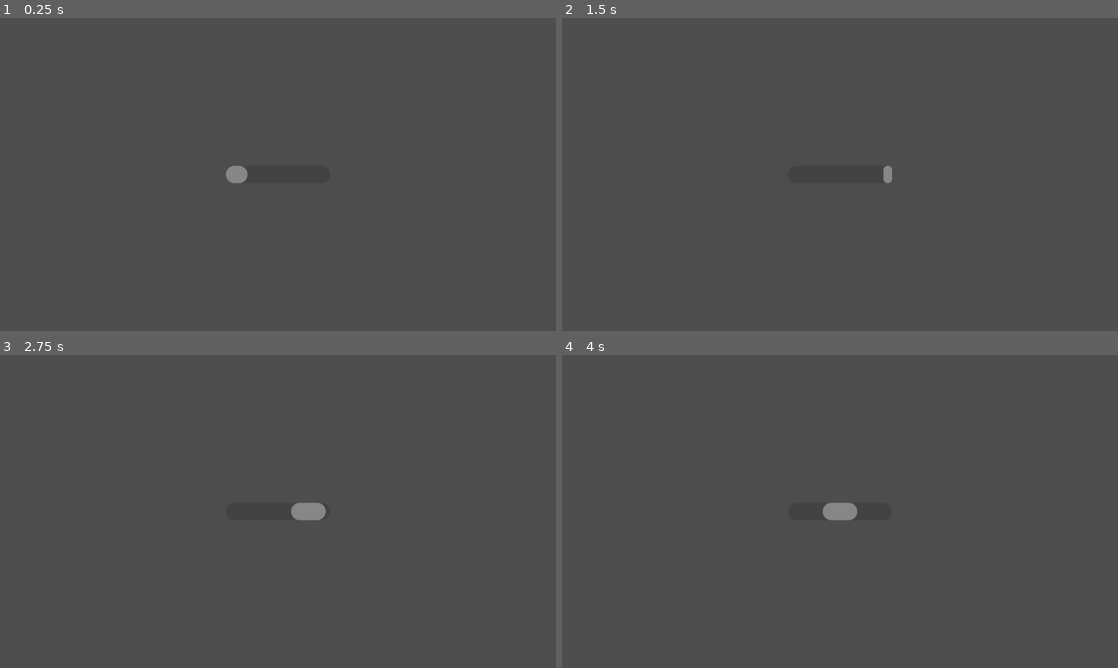
Above: before the commit, frames 1-4 (two rows, left to right).
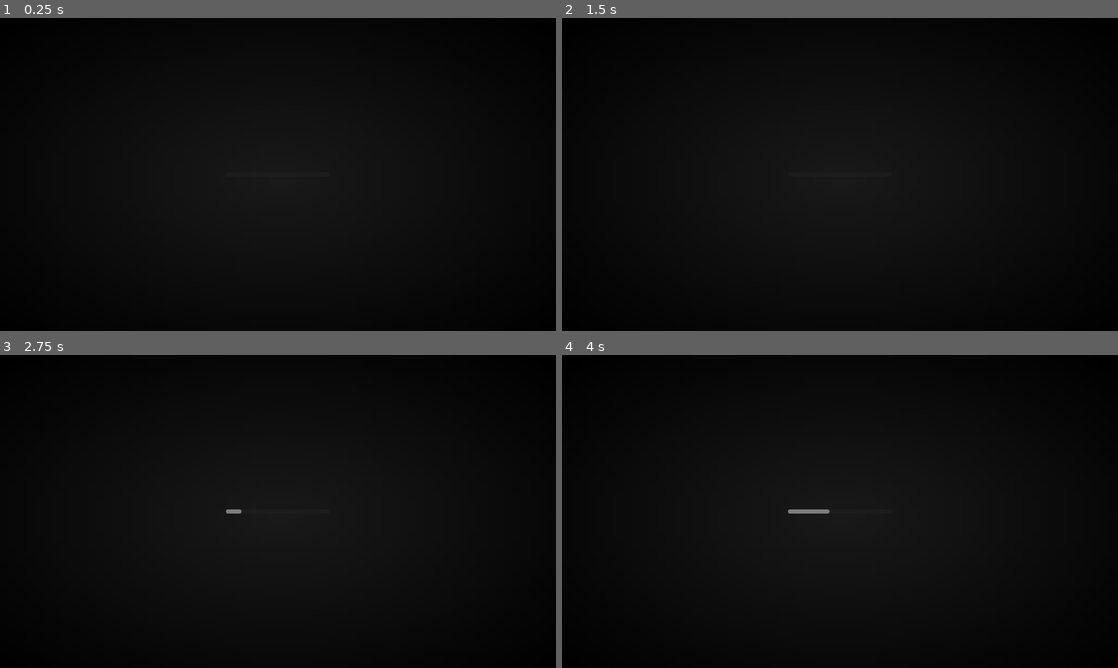
Above: after the commit, the same moments.

Repository: ee0pdt/gwj-78-erase
Game: Godot game, scene res://scene_manager/scene_manager.tscn
The game is run twice, just before and just after one commit, with the same random seed, the same clock (stepped at 60 frames per second) and the same inputs. The engine's default icon, where the game draws it, is replaced by a stand-in: a white triangle on a blue panel in a dark square.
Inputs (mouse positions are in pixels of both pictures, inside the frame that each line leads up to):
- Up to frame 1 (0.25 s): no input
- Up to frame 2 (1.5 s): move the mouse to (962, 158) at 0.52 s; click (962, 158) at 0.67 s; drag from (728, 190) to (812, 237) at 1.27 s
- Up to frame 3 (2.75 s): move the mouse to (333, 442) at 2.02 s; click (333, 442) at 2.17 s
- Up to frame 4 (4 s): drag from (812, 574) to (673, 464) at 2.77 s; move the mouse to (1006, 558) at 3.52 s; click (1006, 558) at 3.67 s

The runs differ from the first frame. In frame 1, 100% of the frame differs, in the area x 0-100%, y 0-100%; in frame 2, 100%; in frame 3, 100%; in frame 4, 100%.

Commit message:
Better loading bars

Diff:
--- a/scene_manager/scene_manager.gd
+++ b/scene_manager/scene_manager.gd
@@ -11,10 +11,15 @@
 	%SoundStartup.play()
 	await get_tree().create_timer(2.0).timeout
 	%OS3Loading.show()
-	await get_tree().create_timer(5.0).timeout
+
+	var tween = create_tween()
+	tween.tween_property(%LoadingOS, "value", 100.0, 5.0)
+	await tween.finished
+
 	%MusicOS3.play()
 	%OS3Loading.hide()
 	%OS3.show()
+
 	GameEvents.downgrade.connect(self._handle_downgrade)
 	GameEvents.restart.connect(self._handle_restart)
 	GameEvents.install.connect(self._handle_install)
@@ -53,9 +58,12 @@
 	await get_tree().create_timer(5.0).timeout
 
 	%OS1Loading.show()
+	%SoundStartupOS1.play()
 	%OS3.queue_free()
 
-	await get_tree().create_timer(2.0).timeout
+	var loading_tween = create_tween()
+	loading_tween.tween_property(%LoadingOS1, "value", 100.0, 5.0)
+	await loading_tween.finished
 
 	# Create crossfade
 	var tween = create_tween()
--- a/scene_manager/scene_manager.tscn
+++ b/scene_manager/scene_manager.tscn
@@ -8,7 +8,20 @@
 [ext_resource type="Theme" uid="uid://dj2vfsx2jdmu0" path="res://themes/os3.tres" id="5_mlxu3"]
 [ext_resource type="Texture2D" uid="uid://cl68s7gfimstn" path="res://assets/images/a3k5lpwsn4gm7en71aa.png" id="6_n64yn"]
 [ext_resource type="Theme" uid="uid://cmnrvs380oc6u" path="res://themes/os1_mono.tres" id="7_4al60"]
-[ext_resource type="Texture2D" uid="uid://cv6u3jwv8aapl" path="res://assets/images/GodotOS1@0.25x.png" id="8_jodkt"]
+[ext_resource type="AudioStream" uid="uid://dfcq6vml3qd5y" path="res://assets/audio/sfx/sfx_startup_lofi.wav" id="7_klko5"]
+[ext_resource type="Texture2D" uid="uid://b1qsxwqgnhe3x" path="res://assets/images/pixil-frame-0-2.png" id="9_mlxu3"]
+
+[sub_resource type="Gradient" id="Gradient_klko5"]
+colors = PackedColorArray(0.101562, 0.101562, 0.101562, 1, 0, 0, 0, 1)
+
+[sub_resource type="GradientTexture2D" id="GradientTexture2D_8q348"]
+gradient = SubResource("Gradient_klko5")
+fill = 1
+fill_from = Vector2(0.502137, 0.517094)
+fill_to = Vector2(0, 0)
+
+[sub_resource type="StyleBoxTexture" id="StyleBoxTexture_dq84e"]
+texture = SubResource("GradientTexture2D_8q348")
 
 [sub_resource type="StyleBoxTexture" id="StyleBoxTexture_4al60"]
 texture = ExtResource("6_n64yn")
@@ -17,7 +30,7 @@
 texture = ExtResource("6_n64yn")
 
 [sub_resource type="StyleBoxTexture" id="StyleBoxTexture_mlxu3"]
-texture = ExtResource("8_jodkt")
+texture = ExtResource("9_mlxu3")
 
 [node name="SceneManager" type="Control"]
 layout_mode = 3
@@ -54,26 +67,31 @@
 grow_vertical = 2
 theme = ExtResource("5_mlxu3")
 
-[node name="LoadingOS" type="ProgressBar" parent="OS3Loading"]
-unique_name_in_owner = true
+[node name="PanelContainer" type="PanelContainer" parent="OS3Loading"]
 layout_mode = 1
-anchors_preset = 8
-anchor_left = 0.5
-anchor_top = 0.5
-anchor_right = 0.5
-anchor_bottom = 0.5
-offset_left = -120.0
-offset_top = -20.0
-offset_right = 120.0
-offset_bottom = 20.0
+anchors_preset = 15
+anchor_right = 1.0
+anchor_bottom = 1.0
 grow_horizontal = 2
 grow_vertical = 2
-indeterminate = true
-editor_preview_indeterminate = false
+theme_override_styles/panel = SubResource("StyleBoxTexture_dq84e")
+
+[node name="LoadingOS" type="ProgressBar" parent="OS3Loading/PanelContainer"]
+unique_name_in_owner = true
+custom_minimum_size = Vector2(240, 10)
+layout_mode = 2
+size_flags_horizontal = 4
+size_flags_vertical = 4
+show_percentage = false
 
 [node name="SoundStartup" type="AudioStreamPlayer" parent="."]
 unique_name_in_owner = true
 stream = ExtResource("5_5du7x")
+bus = &"SFX"
+
+[node name="SoundStartupOS1" type="AudioStreamPlayer" parent="."]
+unique_name_in_owner = true
+stream = ExtResource("7_klko5")
 bus = &"SFX"
 
 [node name="OS1Loading" type="Control" parent="."]
@@ -97,13 +115,12 @@
 
 [node name="LoadingOS1" type="ProgressBar" parent="OS1Loading/PanelContainer"]
 unique_name_in_owner = true
-custom_minimum_size = Vector2(120, 0)
+custom_minimum_size = Vector2(120, 20)
 layout_mode = 2
 size_flags_horizontal = 4
 size_flags_vertical = 4
 theme = ExtResource("7_4al60")
-indeterminate = true
-editor_preview_indeterminate = false
+show_percentage = false
 
 [node name="Victory" type="Control" parent="."]
 unique_name_in_owner = true
@@ -125,8 +142,28 @@
 theme_override_styles/panel = SubResource("StyleBoxTexture_jodkt")
 
 [node name="Panel" type="Panel" parent="Victory/PanelContainer"]
-custom_minimum_size = Vector2(640, 480)
+custom_minimum_size = Vector2(480, 640)
 layout_mode = 2
 size_flags_horizontal = 4
 size_flags_vertical = 4
 theme_override_styles/panel = SubResource("StyleBoxTexture_mlxu3")
+
+[node name="LoadingOS1" type="ProgressBar" parent="Victory/PanelContainer/Panel"]
+custom_minimum_size = Vector2(120, 0)
+layout_mode = 1
+anchors_preset = 8
+anchor_left = 0.5
+anchor_top = 0.5
+anchor_right = 0.5
+anchor_bottom = 0.5
+offset_left = -60.0
+offset_top = -12.5
+offset_right = 60.0
+offset_bottom = 12.5
+grow_horizontal = 2
+grow_vertical = 2
+size_flags_horizontal = 4
+size_flags_vertical = 4
+theme = ExtResource("7_4al60")
+indeterminate = true
+editor_preview_indeterminate = false
Binary file added: assets/images/pixil-frame-0-2.png
Not shown, added: assets/images/pixil-frame-0-2.png.import
Not shown: 1 places in scene_manager/scene_manager.tscn that only renumber resources
